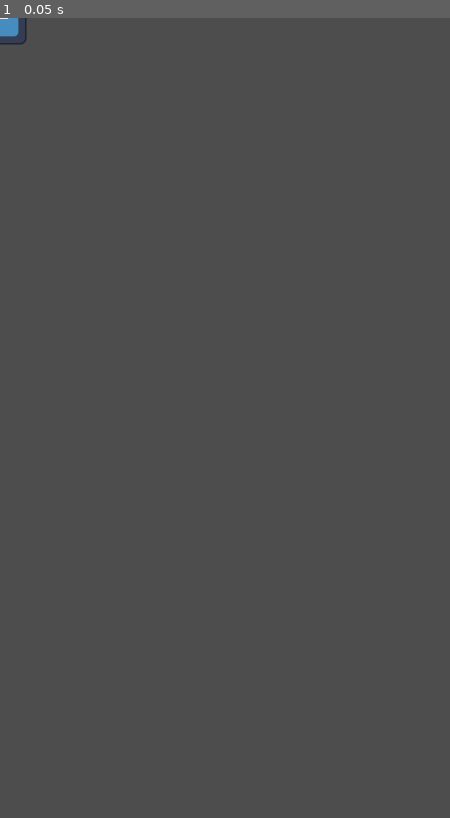
Above: before the commit, frame 1.
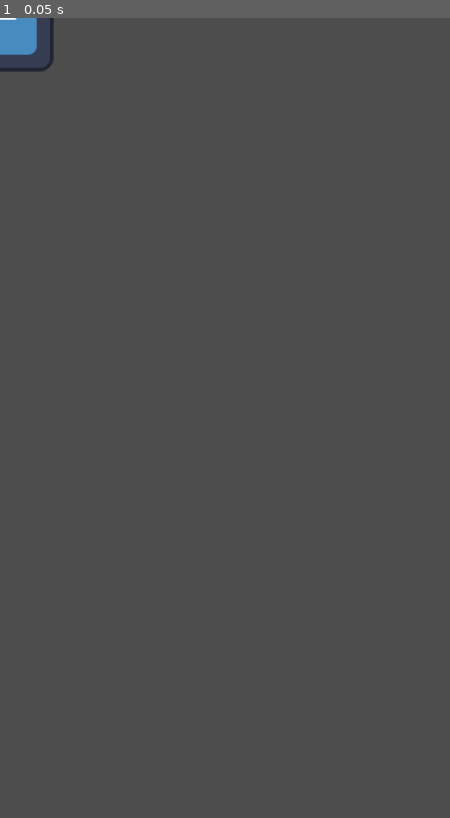
Above: after the commit, the same moment.

Repository: luiz734/godot-multiplayer-soccer
Game: Godot game, scene res://player.tscn
Same seed, same stepped clock (60 frames per second), same inputs: the game is played once before the commit and once after it. This scene is started directly instead of the project's main scene. The engine's default icon, where the game draws it, is replaced by a stand-in: a white triangle on a blue panel in a dark square.
Inputs:
- Up to frame 1 (0.05 s): no input

The runs differ from the first frame. In frame 1, 0.4% of the frame differs, in the area x 0-12%, y 0-7%.

Commit message:
Update controls to work with mobile

Diff:
--- a/game.tscn
+++ b/game.tscn
@@ -32,6 +32,8 @@
 
 [node name="WallLeft" type="StaticBody2D" parent="Walls"]
 position = Vector2(-100, 960)
+collision_layer = 4
+collision_mask = 2
 
 [node name="CollisionShape2D" type="CollisionShape2D" parent="Walls/WallLeft"]
 shape = SubResource("RectangleShape2D_itqn6")
@@ -39,6 +41,8 @@
 
 [node name="WallRight" type="StaticBody2D" parent="Walls"]
 position = Vector2(1180, 960)
+collision_layer = 4
+collision_mask = 2
 
 [node name="CollisionShape2D" type="CollisionShape2D" parent="Walls/WallRight"]
 shape = SubResource("RectangleShape2D_rmeec")
@@ -46,6 +50,8 @@
 
 [node name="WallTop" type="StaticBody2D" parent="Walls"]
 position = Vector2(540, -100)
+collision_layer = 4
+collision_mask = 2
 
 [node name="CollisionShape2D" type="CollisionShape2D" parent="Walls/WallTop"]
 shape = SubResource("RectangleShape2D_j6w2p")
@@ -53,6 +59,8 @@
 
 [node name="WallBottom" type="StaticBody2D" parent="Walls"]
 position = Vector2(540, 2020)
+collision_layer = 4
+collision_mask = 2
 
 [node name="CollisionShape2D" type="CollisionShape2D" parent="Walls/WallBottom"]
 shape = SubResource("RectangleShape2D_j6w2p")
--- a/hockey_puck.tscn
+++ b/hockey_puck.tscn
@@ -12,6 +12,8 @@
 properties/0/replication_mode = 1
 
 [node name="HockeyPuck" type="CharacterBody2D"]
+collision_layer = 2
+collision_mask = 5
 script = ExtResource("1_btja8")
 
 [node name="Sprite2D" type="Sprite2D" parent="."]
--- a/player.gd
+++ b/player.gd
@@ -5,20 +5,43 @@
 
 var sync_position: Vector2
 
+var target_pos: Vector2
+var clicking := false
+
 func _ready():
     sync_position = position
     multiplayer_sync.set_multiplayer_authority(name.to_int())
+    target_pos = position
+
+func _input(event):
+    if event is InputEventScreenTouch:
+        if event.pressed:
+            target_pos = event.position
+            clicking = true
+        else:
+            target_pos = position
+            clicking = false
+
+func get_input():
+    #var input_direction = Input.get_vector("left", "right", "up", "down")
+    #velocity = input_direction * speed
+    clicking = Input.is_action_pressed("click")
+    if clicking:
+        target_pos = get_global_mouse_position()
+    else:
+        target_pos = global_position
+
+    position = target_pos
+
 
 func _physics_process(delta):
     if not multiplayer_sync.get_multiplayer_authority() == multiplayer.get_unique_id():
         position = position.lerp(sync_position, 0.5)
-
     else:
-        var input_direction = Input.get_vector("left", "right", "up", "down")
-        velocity = input_direction * speed
+        get_input()
         var collision = move_and_collide(velocity * delta)
         if collision:
-            velocity = velocity.slide(collision.get_normal())
+            #velocity = velocity.slide(collision.get_normal())
             var collider = collision.get_collider()
             if collider.has_method("apply_impulse"):
                 var push_to_dir = (collider.global_position - global_position).normalized()
--- a/player.tscn
+++ b/player.tscn
@@ -9,15 +9,17 @@
 properties/0/replication_mode = 1
 
 [sub_resource type="CircleShape2D" id="CircleShape2D_55pjf"]
-radius = 74.0068
+radius = 146.086
 
-[node name="Player" type="CharacterBody2D"]
+[node name="Player" type="CharacterBody2D" groups=["player"]]
+collision_mask = 2
 script = ExtResource("2_7i4p6")
 
 [node name="MultiplayerSynchronizer" type="MultiplayerSynchronizer" parent="."]
 replication_config = SubResource("SceneReplicationConfig_vkb4r")
 
 [node name="Sprite2D" type="Sprite2D" parent="."]
+scale = Vector2(2, 2)
 texture = ExtResource("1_2mmo4")
 
 [node name="CollisionShape2D" type="CollisionShape2D" parent="."]
--- a/project.godot
+++ b/project.godot
@@ -63,6 +63,12 @@
 ]
 }
 
+[layer_names]
+
+2d_physics/layer_1="Player"
+2d_physics/layer_2="Puck"
+2d_physics/layer_3="Wall"
+
 [rendering]
 
 renderer/rendering_method="mobile"
